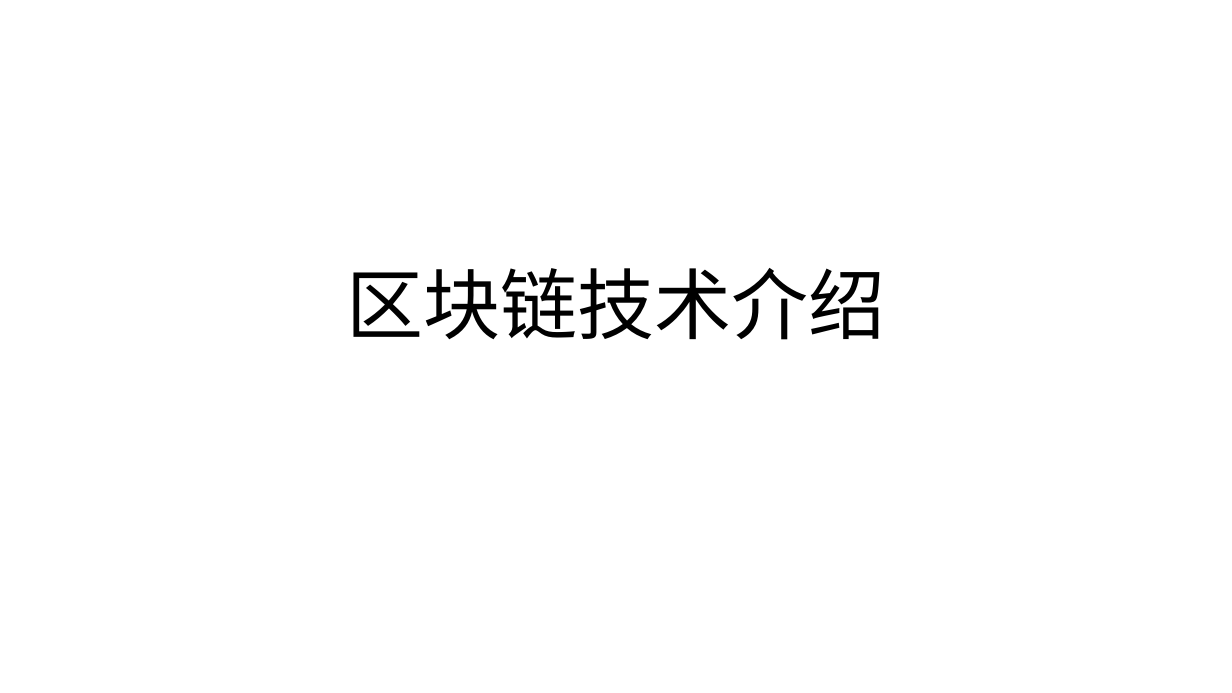
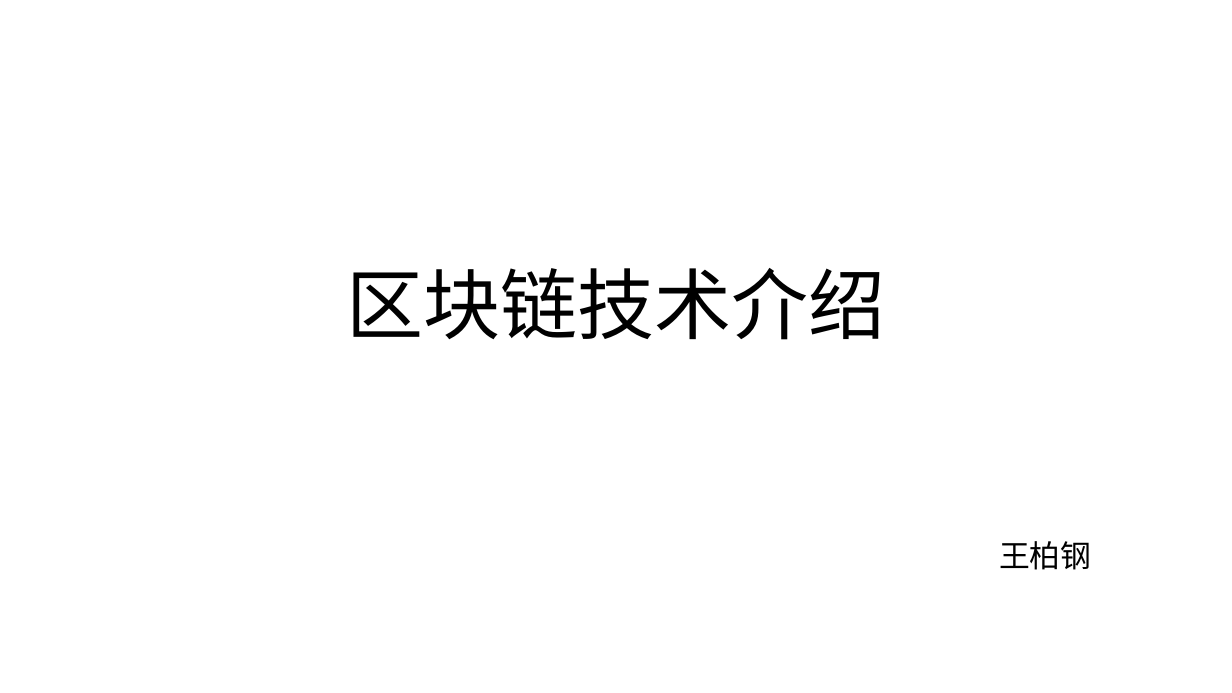
Before and after one commit to tdmm/blockchainppt, a slide deck: slide 1 of blockchain_intrduce.pptx. Drawn at 1232x693 pixels with LibreOffice and Linux fonts; fonts in the diff are those of the drawing. Boxes give left, top, right and bottom in pixels: in the first picture for what was removed or moved away, otherwise in the second. Text is boxed around its words. In the diff, an @@ line names an element or a change of style, - is before the commit and + after.

```diff
--- a/blockchain_intrduce.pptx
+++ b/blockchain_intrduce.pptx
@@ subtitle added at [999,541,1091,570], 24 pt, text #000000 @@
+王柏钢
```
Also in this commit, not shown: 6 other slides changed, 11 slides added, 11 slides removed.
